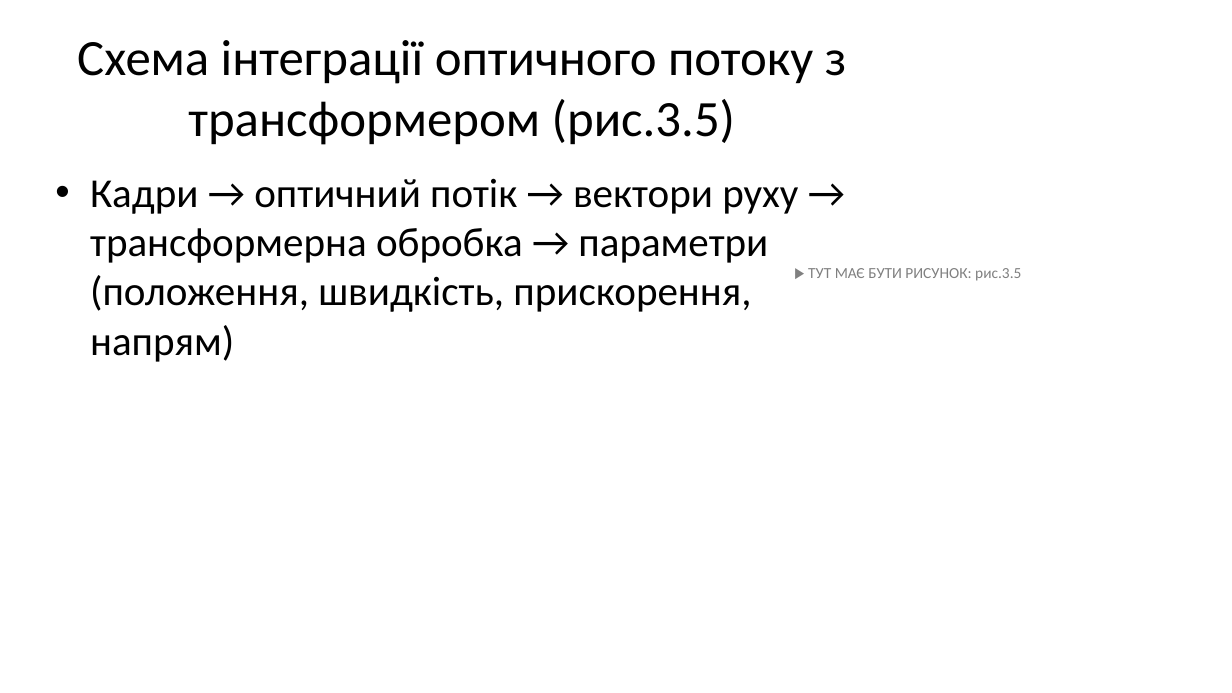
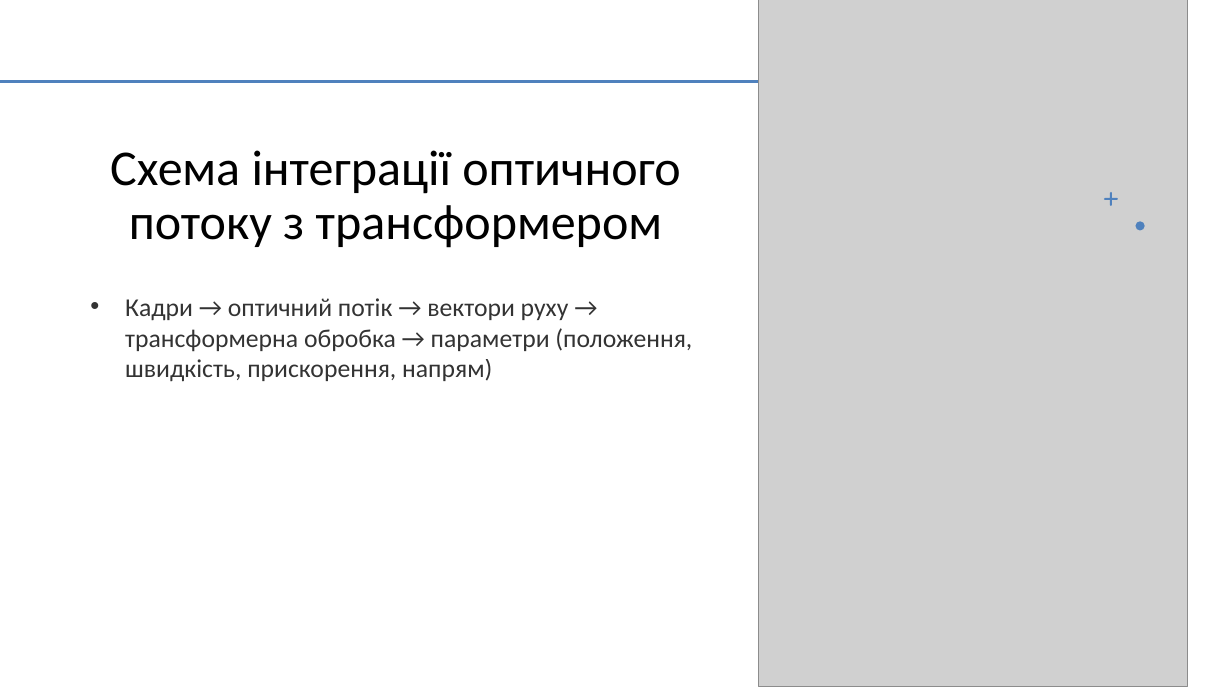
Before and after one commit to ly0wenka/dis_f, a slide deck: slide 25 of dissertation_Kondratov_full_37slides.pptx. Drawn at 1232x693 pixels with LibreOffice and Linux fonts; fonts in the diff are those of the drawing; grey boxes stand for pictures. Boxes give left, top, right and bottom in pixels: in the first picture for what was removed or moved away, otherwise in the second. Text is boxed around its words. In the diff, an @@ line names an element or a change of style, - is before the commit and + after.

```diff
--- a/dissertation_Kondratov_full_37slides.pptx
+++ b/dissertation_Kondratov_full_37slides.pptx
@@ picture added at [759,0,1188,686] @@
@@ line added from (0, 81) to (799, 81), #C0504D 2 pt @@
@@ title "Схема інтеграції оптичного потоку з ..." at [110,150,680,248]: vertical alignment middle to bottom @@
@@ title at [110,150,680,248]: text changed; size 39.6 to 39 pt @@
-Схема інтеграції оптичного потоку з трансформером (рис.3.5)
+Схема інтеграції оптичного потоку з трансформером
@@ freeform shape added at [1104,192,1118,206], fill #4F81BD @@
@@ freeform shape added at [1136,221,1145,230], fill #4F81BD @@
@@ text removed at [808,268,1021,281] @@
-▶ ТУТ МАЄ БУТИ РИСУНОК: рис.3.5
@@ text "Кадри → оптичний потік → ...": place and size @@
-text "Кадри → оптичний потік → ..." at [90,178,798,362]
+text "Кадри → оптичний потік → ..." at [125,298,692,382]
@@ text "Кадри → оптичний потік → ..." at [125,298,692,382]: size 32 to 20 pt, text colour #000000 to #000000 at 80% opacity; less space between paragraphs @@
```
Also in this commit, not shown: 36 other slides changed, 1 other file.
